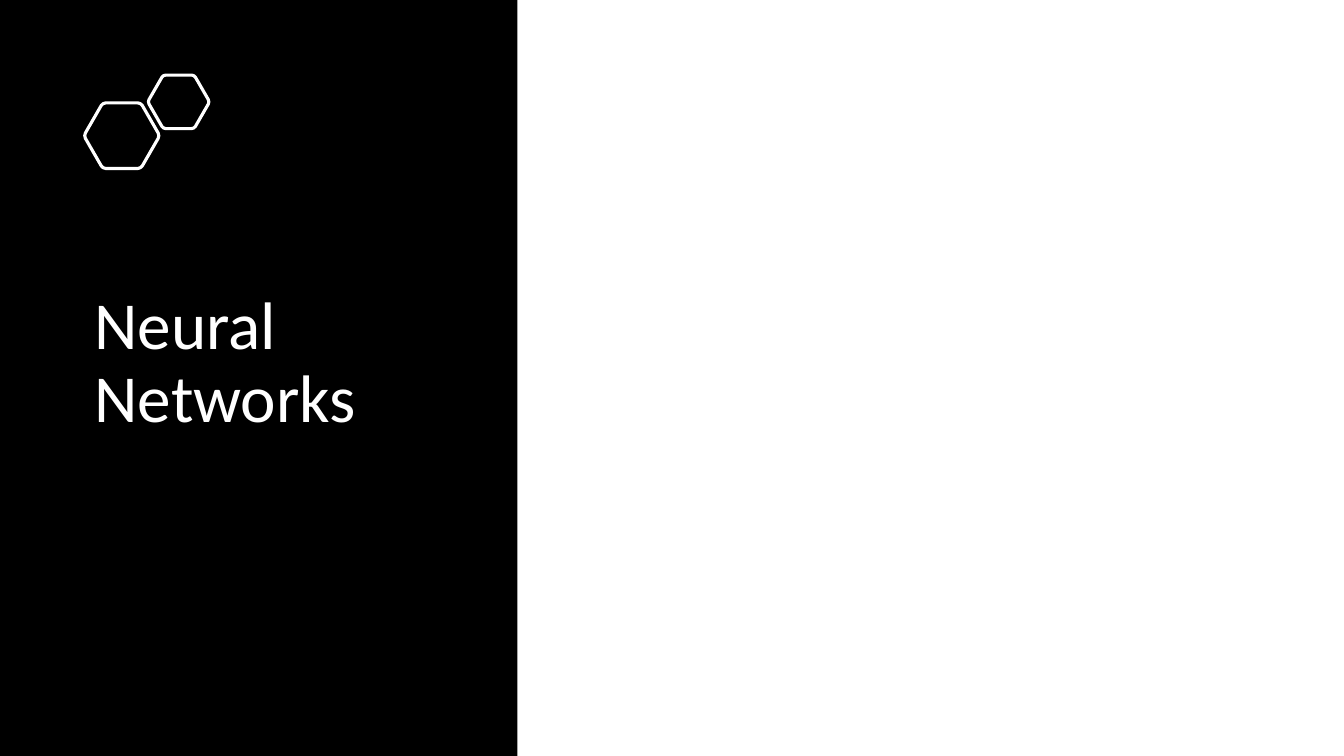
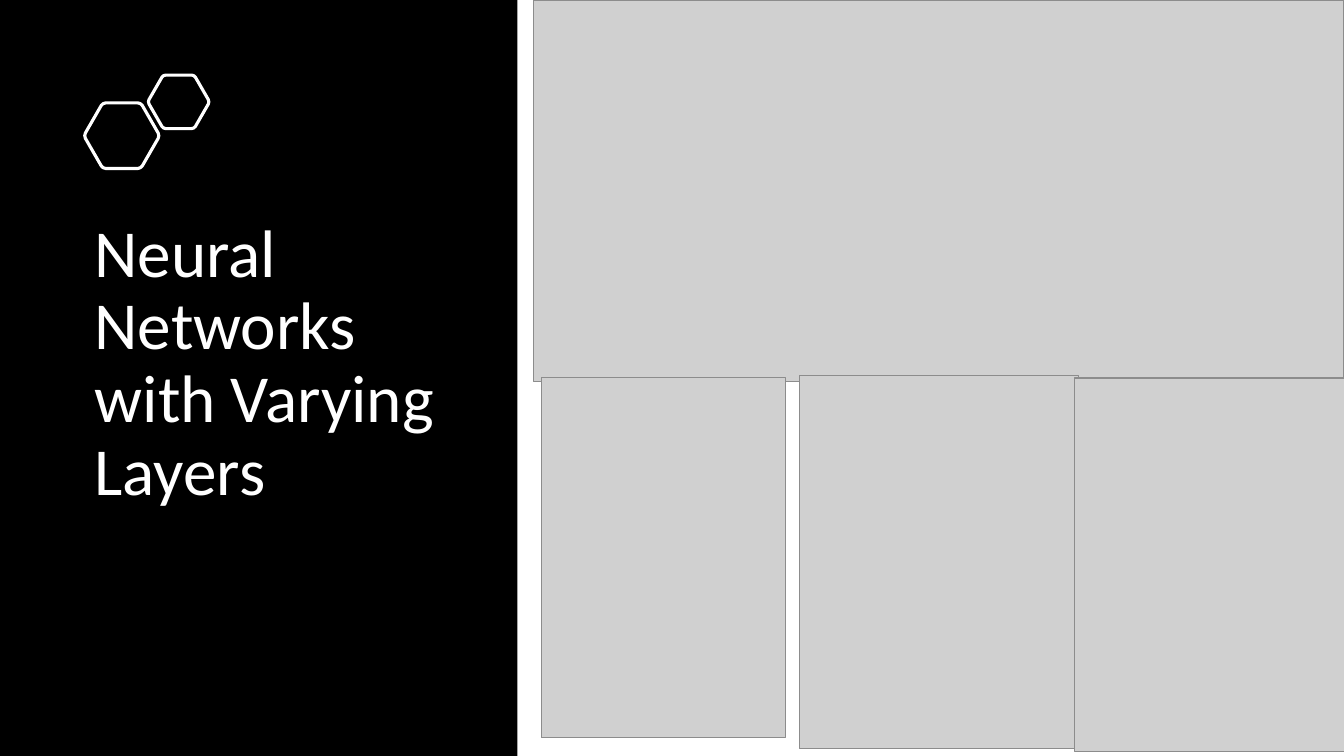
Before and after one commit to yl5741/ML-Proj, a slide deck: slide 19 of Heart Attack Analysis.pptx (slide 13 before the commit). Drawn at 1344x756 pixels with LibreOffice and Linux fonts; fonts in the diff are those of the drawing; grey boxes stand for pictures. Boxes give left, top, right and bottom in pixels: in the first picture for what was removed or moved away, otherwise in the second. Text is boxed around its words. In the diff, an @@ line names an element or a change of style, - is before the commit and + after.

```diff
--- a/Heart Attack Analysis.pptx
+++ b/Heart Attack Analysis.pptx
@@ picture added at box(533, 0, 1344, 382) @@
@@ title at box(95, 230, 434, 506): text changed @@
-Neural Networks
+Neural Networks with Varying Layers
@@ picture added at box(541, 378, 785, 738) @@
@@ picture added at box(800, 376, 1079, 749) @@
@@ picture added at box(1075, 378, 1344, 751) @@
```
Also in this commit, not shown: 4 other slides changed, 10 slides added, 3 slides removed.
